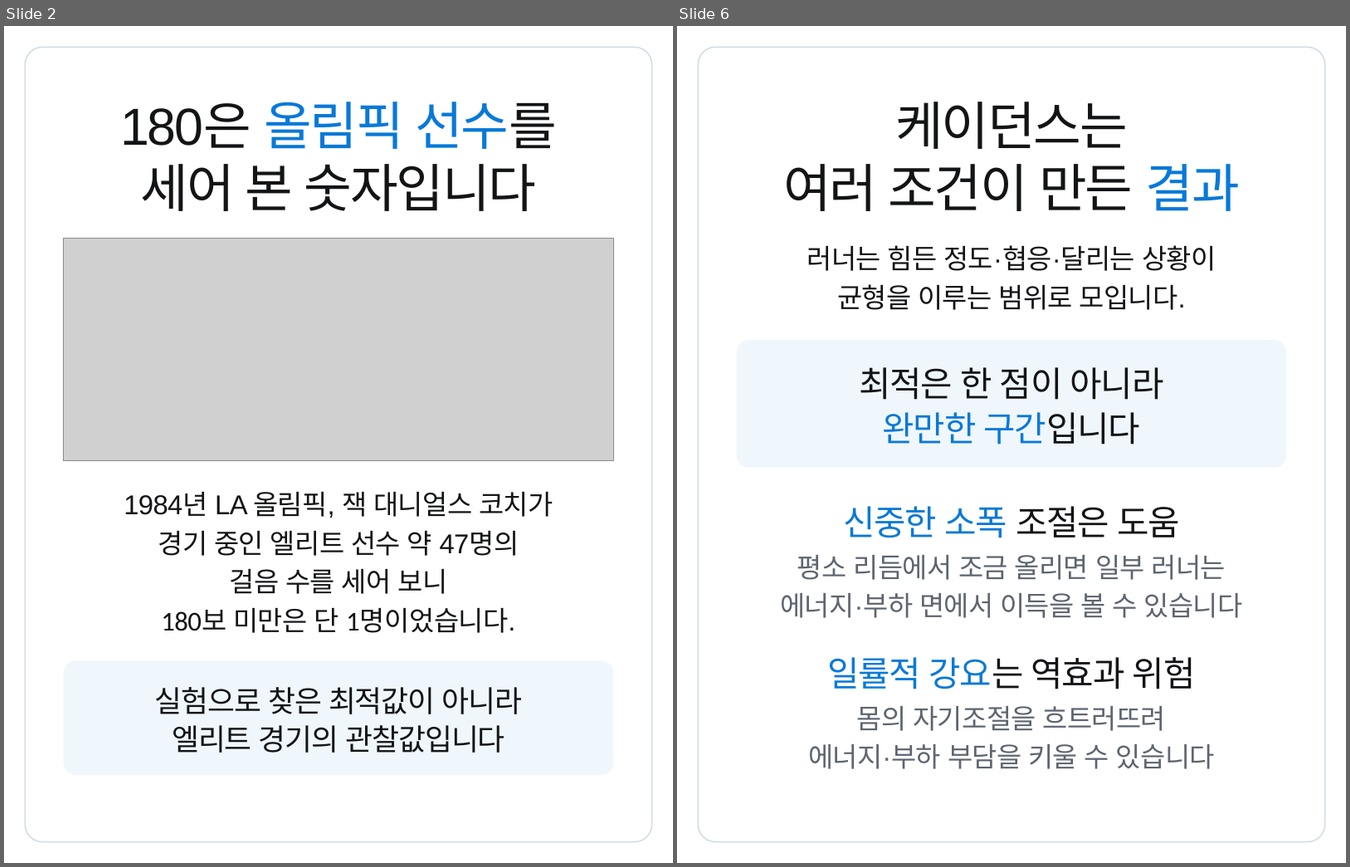
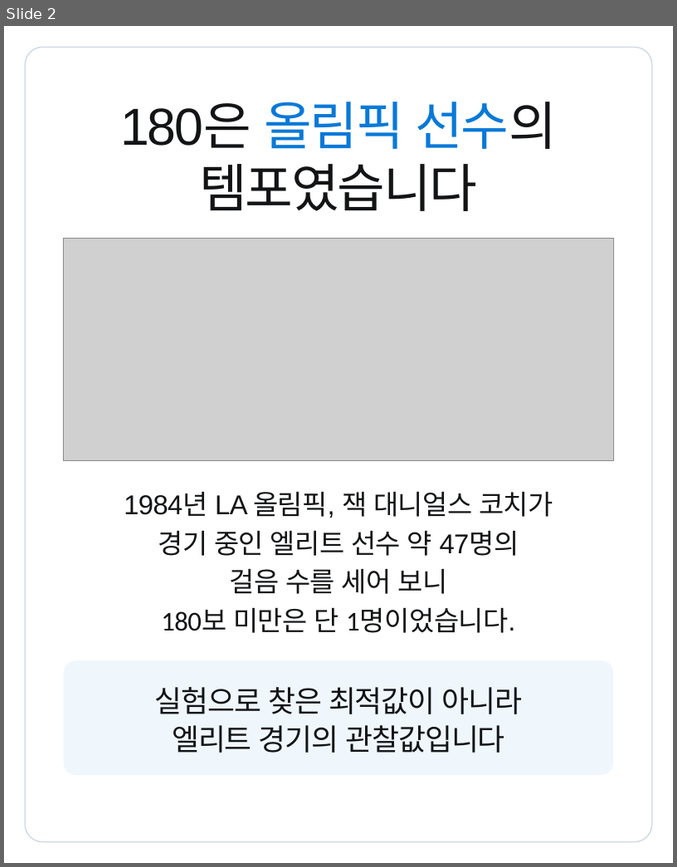
Before and after one commit to js920915-cyber/New-box, a slide deck: content/cadence-180-rule/adobe-express/cadence-180-rule-express.pptx. Shown side by side, each under a label of ours: slides 2 and 6 before the commit, slide 2 after it; the slides between them are not shown. The pictures are 1350x867 and 677x867 pixels, drawn with LibreOffice and Linux fonts; fonts in the diff are those of the drawing; grey boxes stand for pictures. Boxes give left, top, right and bottom in pixels: in the first picture for what was removed or moved away, otherwise in the second. Text is boxed around its words. In the diff, an @@ line names an element or a change of style, - is before the commit and + after.

```diff
--- a/content/cadence-180-rule/adobe-express/cadence-180-rule-express.pptx
+++ b/content/cadence-180-rule/adobe-express/cadence-180-rule-express.pptx
@@ slide 6 removed at (x1=677, y1=26, x2=1346, y2=863), background #FFFFFF @@
@@ rounded rectangle removed at (x1=698, y1=47, x2=1324, y2=841) @@
@@ text removed at (x1=895, y1=102, x2=1128, y2=149) @@
-케이던스는
@@ text removed at (x1=783, y1=164, x2=1240, y2=211) @@
-여러 조건이 만든 결과
@@ text removed at (x1=807, y1=245, x2=1216, y2=271) @@
-러너는 힘든 정도·협응·달리는 상황이
@@ text removed at (x1=837, y1=284, x2=1186, y2=310) @@
-균형을 이루는 범위로 모입니다.
@@ rounded rectangle removed at (x1=737, y1=340, x2=1286, y2=468) @@
@@ text removed at (x1=859, y1=367, x2=1164, y2=400) @@
-최적은 한 점이 아니라
@@ text removed at (x1=883, y1=412, x2=1141, y2=444) @@
-완만한 구간입니다
@@ text removed at (x1=843, y1=506, x2=1180, y2=538) @@
-신중한 소폭 조절은 도움
@@ text removed at (x1=797, y1=555, x2=1226, y2=580) @@
-평소 리듬에서 조금 올리면 일부 러너는
@@ text removed at (x1=780, y1=593, x2=1243, y2=618) @@
-에너지·부하 면에서 이득을 볼 수 있습니다
@@ text removed at (x1=827, y1=657, x2=1196, y2=689) @@
-일률적 강요는 역효과 위험
@@ text removed at (x1=857, y1=706, x2=1166, y2=731) @@
-몸의 자기조절을 흐트러뜨려
@@ text removed at (x1=808, y1=744, x2=1215, y2=769) @@
-에너지·부하 부담을 키울 수 있습니다
@@ slide 2 changed as well @@
@@ text at (x1=120, y1=102, x2=557, y2=149): text changed @@
-180은 올림픽 선수를
+180은 올림픽 선수의
@@ text at (x1=199, y1=164, x2=477, y2=211): text changed @@
-세어 본 숫자입니다
+템포였습니다
```
Also in this commit, not shown: 7 slides added, 5 other slides removed, 57 other files.
